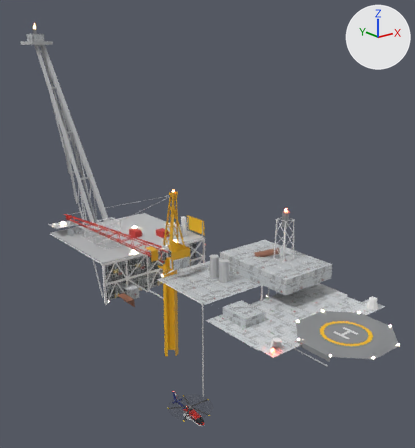
What one commit did to the glTF model web/public/control/cctv.glb.
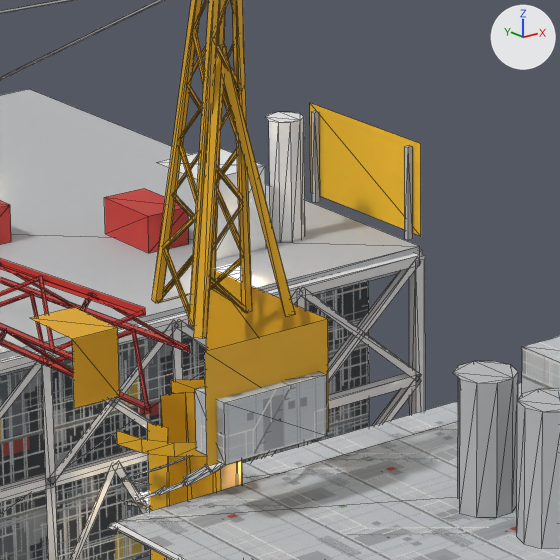
Each version is shown whole from a 50 mm lens placed at (-81.9, -91.0, 65.6), pointed at (26.4, 44.3, 11.4), then close up on the part from 34% to 54% of the width and 45% to 64% of the height. The lights are fixed; the arrows at upper right show +X, +Y and +Z. The last two pictures show the newer version. The close-ups show mesh edges as thin lines. Where no turn or scale is listed for an object, it has been applied to the vertices. Vertices at exactly the same position are counted once.

In view in the first close-up: 'Platform_PlatCrane', 'Platform_PlatInterior', 'Platform_PlatMarking', 'Platform_PlatModule', 'Platform_PlatOrange', 'Platform_PlatSteel', 'Platform_PlatWhite' and 1 more.
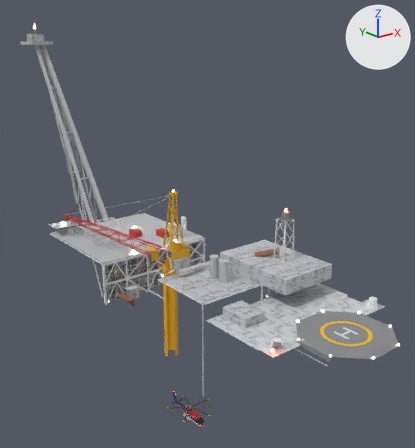
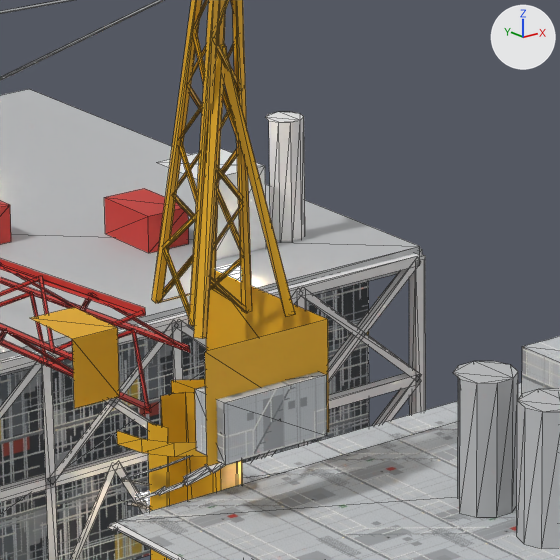
What differs and where, as boxes [x1, y1, x2, y2] in the close-ups (560 x 560 px):
'Platform_PlatMarking', reshaped (not visible afterwards)
    before: [310, 103, 421, 236]
part 2 of me_platform_platsteel, deleted
    before: [405, 146, 413, 240]
part 3 of me_platform_platsteel, deleted
    before: [312, 111, 320, 203]

The change in detail:
me_platform_platmarking is used by ob_platform_platmarking; location (0.0, 0.0, 0.0).
me_platform_platmarking had 44 vertices, 42 faces and spanned x 7.4..32.9, y -26.8..63.7, z 3.7..8.7.
me_platform_platmarking now has 40 vertices, 40 faces and spans x 7.4..18.9, y -26.8..-15.3, z 4.8.
me_platform_platmarking part 1: the loose piece of 4 vertices spanning x 32.9, y 54.2..63.7, z 3.7..8.7 is deleted.
me_platform_platsteel is used by ob_platform_platsteel; location (0.0, 0.0, 0.0).
me_platform_platsteel had 297 vertices, 210 faces and spanned x -6.0..35.0, y -26.0..140.0, z -25.0..66.0.
me_platform_platsteel now has 283 vertices, 198 faces and spans x -6.0..35.0, y -26.0..140.0, z -25.0..66.0.
me_platform_platsteel part 2: the loose piece of 7 vertices spanning x 33.0, y 55.0, z 3.0..8.0 is deleted.
me_platform_platsteel part 3: the loose piece of 7 vertices spanning x 33.0, y 63.0, z 3.0..8.0 is deleted.
